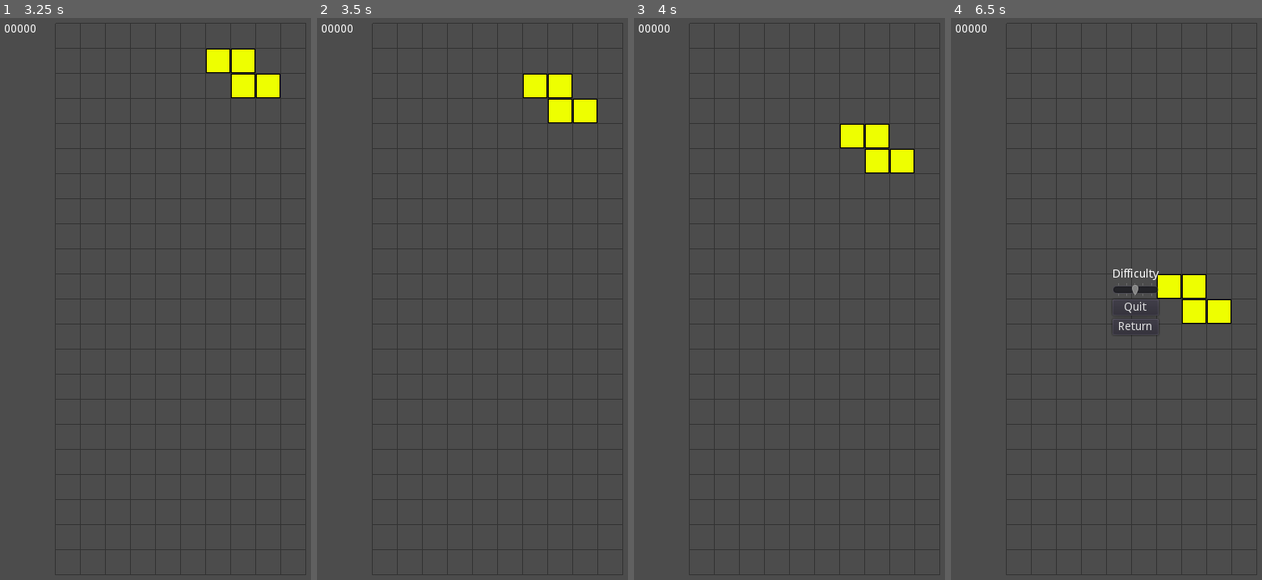
Above: before the commit, frames 1-4 (left to right).
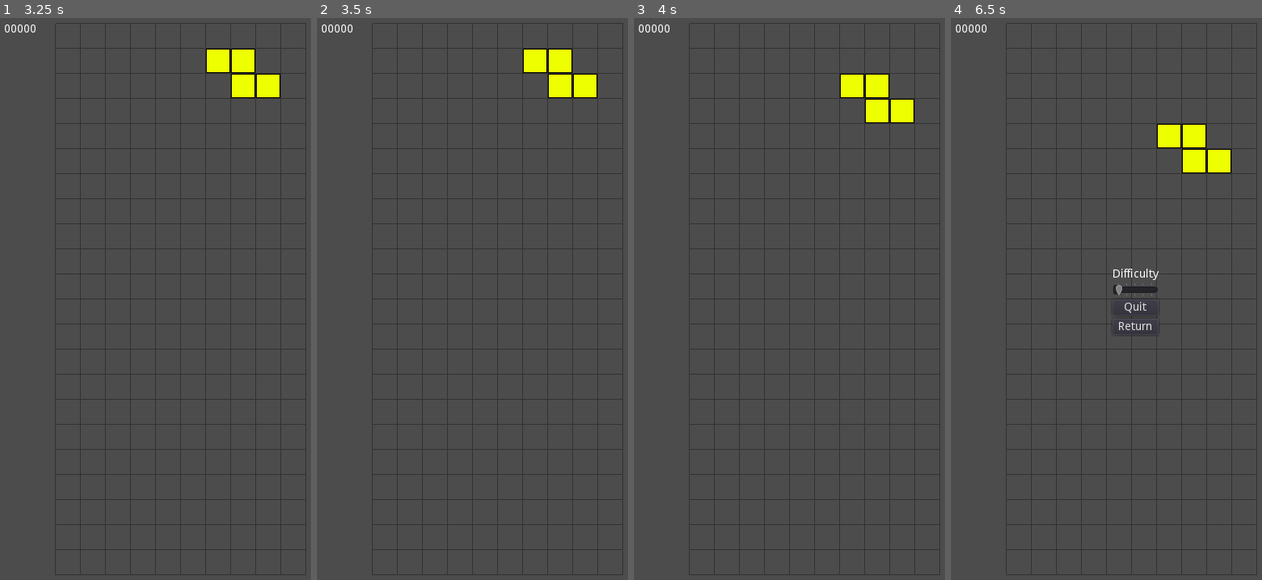
Above: after the commit, the same moments.

Repository: LaffertyDev/Shapes_Collider
Game: Godot game, scene res://main_menu/main_menu.tscn
The game is run twice, just before and just after one commit, with the same random seed, the same clock (stepped at 60 frames per second) and the same inputs.
Inputs:
- Up to frame 1 (3.25 s): click "Options" at 0.5 s; click "Return" at 1.25 s; click "New Game" at 2 s; tap Enter at 2.75 s; hold Right (ui_right) from 2.78 s (still down)
- Up to frame 2 (3.5 s): keep holding Right (ui_right)
- Up to frame 3 (4 s): release Right (ui_right) at 3.53 s; hold Down (ui_down) from 3.53 s (still down)
- Up to frame 4 (6.5 s): tap Space at 4.25 s; release Down (ui_down) at 4.28 s; hold Right (ui_right) 4.28-5.78 s; tap Enter at 5 s; hold Left (ui_left) from 5.78 s (still down); tap Escape (ui_toggle_menu) at 6.4 s

Frame 1 is identical in both runs. In frame 2, 2.0% of the frame differs, in the area x 66-91%, y 5-19%; in frame 3, 2.7%; in frame 4, 2.8%, in the area x 52-91%, y 18-55%.

Commit message:
add global difficulty

Diff:
--- /dev/null
+++ b/globals.gd
@@ -0,0 +1,3 @@
+extends Node
+
+var CurrentDifficulty = 1
--- a/options_menu/options_menu.gd
+++ b/options_menu/options_menu.gd
@@ -11,14 +11,13 @@
 	add_to_group("menu")
 	$HBoxContainer/VBoxContainer/return_to_main_menu.hide()
 	emit_signal("menu_open")
+	var globals = get_node("/root/Globals")
+	$HBoxContainer/VBoxContainer/difficulty_slider.value = globals.CurrentDifficulty
 
 #menu exit
 #go back to main menu only if we are not in a game
 func _on_exit_button_pressed():
 	close(!isInGame)
-
-func set_ui_difficulty(difficulty):
-	$HBoxContainer/VBoxContainer/difficulty_slider.value = difficulty
 
 func mark_menu_as_game():
 	isInGame = true
@@ -44,4 +43,7 @@
 		print("There was a failure changing the scene")
 
 func _on_difficulty_slider_value_changed(value):
+	var globals = get_node("/root/Globals")
+	globals.CurrentDifficulty = int(value)
+
 	emit_signal("difficulty_changed", int(value))
--- a/project.godot
+++ b/project.godot
@@ -24,6 +24,10 @@
 run/main_scene="res://main_menu/main_menu.tscn"
 config/icon="res://icon.png"
 
+[autoload]
+
+Globals="*res://globals.gd"
+
 [display]
 
 window/size/width=480
--- a/shapes_board/shapes_board.gd
+++ b/shapes_board/shapes_board.gd
@@ -3,7 +3,6 @@
 # tetris generally has a 10x22 grid size
 export(int) var GridWidth = 10 # X
 export(int) var GridDepth = 22 # Y, bottom right = (9, 21)
-export(int) var CurrentDifficulty = 3
 var rng
 var current_shape;
 
@@ -22,7 +21,9 @@
 	for x in GridWidth:
 		shapes_grid[x] = []
 		shapes_grid[x].resize(GridDepth)
-	$ShapeTimer.wait_time = _difficulty_To_Timer(CurrentDifficulty)
+	var globals = get_node("/root/Globals")
+	_on_Difficulty_Change(globals.CurrentDifficulty)
+	$ShapeTimer.start()
 
 func _unhandled_input(event):
 	if !is_paused():
@@ -48,7 +49,6 @@
 			options_menu.connect("menu_open", self, "_handle_menu_open")
 			options_menu.connect("menu_closed", self, "_handle_menu_closed")
 			get_parent().add_child(options_menu);
-			options_menu.set_ui_difficulty(CurrentDifficulty)
 			options_menu.mark_menu_as_game()
 		else:
 			get_tree().call_group("menu", "close", false) # tell menu to close without going to main menu
@@ -76,7 +76,6 @@
 			return 0.001
 
 func _on_Difficulty_Change(difficulty):
-	CurrentDifficulty = difficulty
 	$ShapeTimer.wait_time = _difficulty_To_Timer(difficulty)
 
 func _on_ShapeTimer_timeout():
